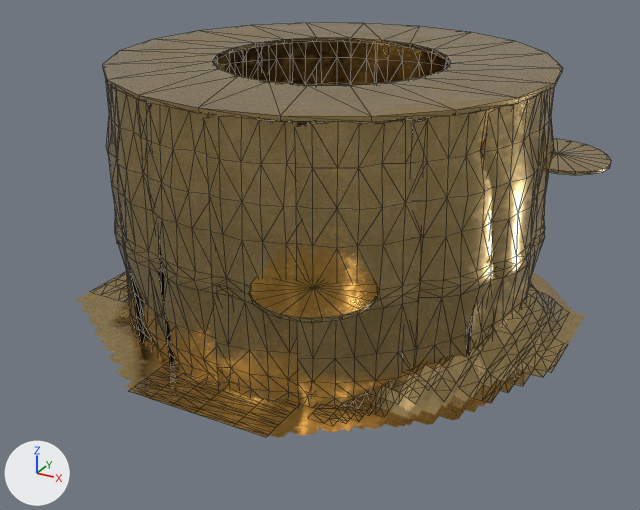
An edit to the FBX model src/assets/submission1.fbx, drawn before and after from the same camera.
Both versions are drawn from a camera (50 mm lens) standing at (2.37, -4.45, 2.5) and looking at (0.04, -0.21, 0.38). Arrows for +X, +Y and +Z are at lower left; the lights stay in place. Mesh edges are drawn as thin lines on the coarser meshes. Where no turn or scale is listed for an object, it has been applied to the vertices.
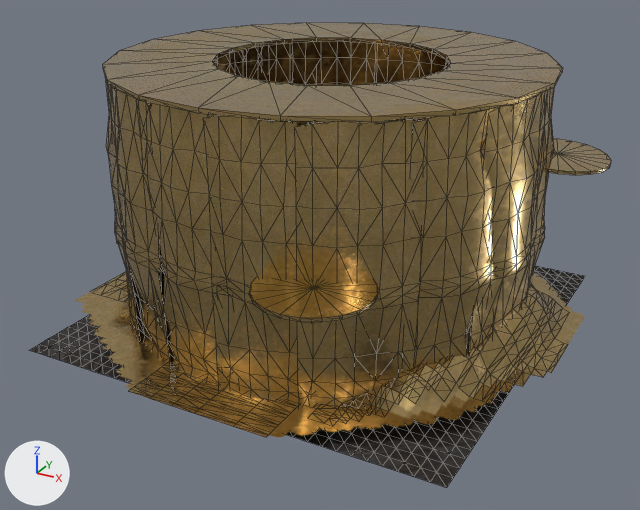
Changed parts and their boxes [x1, y1, x2, y2] in the pictures (640 x 510 px):
'Lava1', added: after [30, 266, 585, 488]

What the commit changed:
Picture 'normal.jpg.003' (img_normal_jpg_003) is new.
Picture 'rough.jpg.003' (img_rough_jpg_003) is new.
Picture 'albedo.jpg.003' (img_albedo_jpg_003) is new.
Picture 'emissive.jpg' (img_emissive_jpg) is new.
Material 'Lava_1' (mat_lava_1) is new.
Uses the picture img_albedo_jpg_003.
Uses the picture img_emissive_jpg.
Uses the picture img_normal_jpg_003.
Uses the picture img_rough_jpg_003.
Mesh me_mesh_078 is new.
It has 1089 vertices, 2048 faces and spans x -1.3..1.3, y -1.3..1.3, z 0.0.
It uses material mat_lava_1.
Object 'Lava1' (ob_lava1) is new; it shows me_mesh_078.
Its location is (0.0, 0.0, -0.093).
